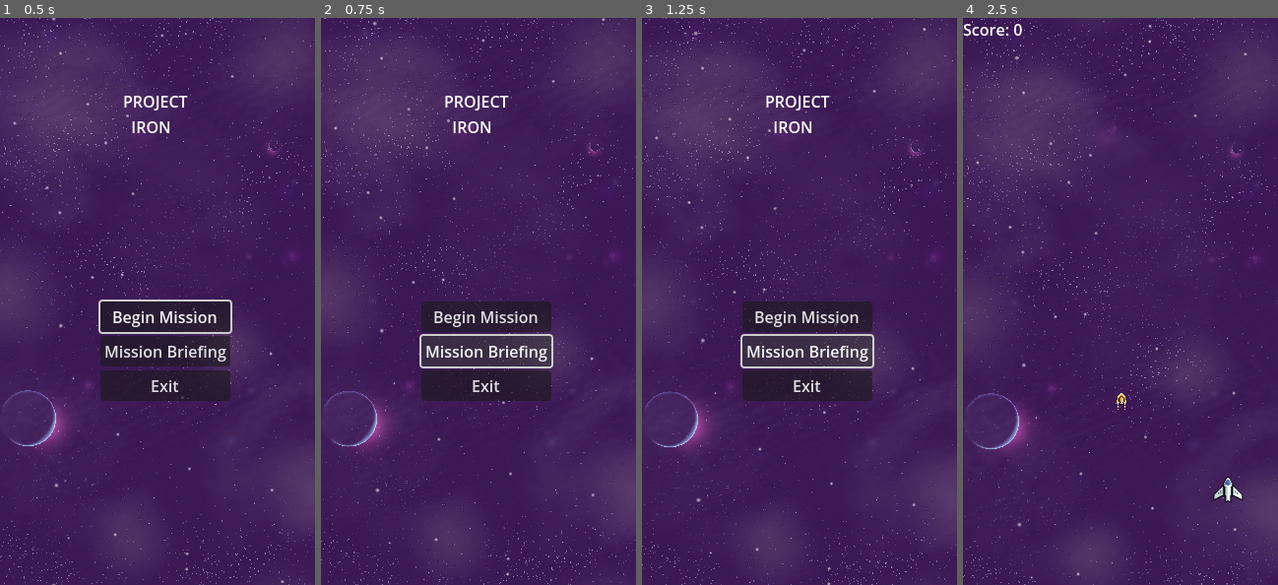
Above: before the commit, frames 1-4 (left to right).
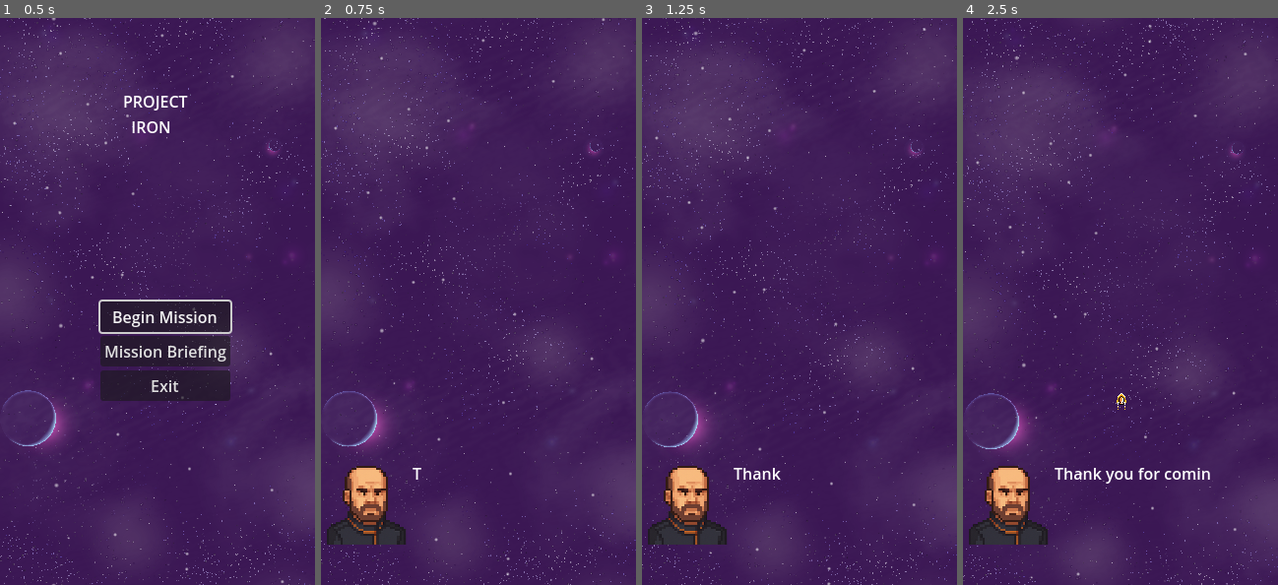
Above: after the commit, the same moments.

Repository: Sunny-Days-Ahead/Project-Iron
Game: Godot game, scene res://Scenes/Main.tscn
Same seed, same stepped clock (60 frames per second), same inputs: the game is played once before the commit and once after it.
Inputs (mouse positions are in pixels of both pictures, inside the frame that each line leads up to):
- Up to frame 1 (0.5 s): no input
- Up to frame 2 (0.75 s): click "Mission Briefing" at 0.5 s
- Up to frame 3 (1.25 s): no input
- Up to frame 4 (2.5 s): click (1126, 318) at 1.25 s, where only the run before the commit has a clickable "Begin Mission"; tap Enter (ui_accept) at 2, 2.27 s; hold D (moveRight) from 2.03 s (still down); hold Space (shoot) from 2.03 s (still down)

Frame 1 is identical in both runs. In frame 2, 8.1% of the frame differs, in the area x 1-74%, y 13-93%; in frame 3, 8.2%; in frame 4, 3.1%.

Commit message:
Implemented the Mission Briefing
There may be a bug where the game cannot be started after the briefing times out, need to investigate it further

Diff:
--- /dev/null
+++ b/Mission Brief.tscn
@@ -0,0 +1,125 @@
+[gd_scene load_steps=6 format=3 uid="uid://bntkcrray1thv"]
+
+[ext_resource type="Texture2D" uid="uid://b7ommsejp8j8u" path="res://Assets/portrait/Commander_Portrait.png" id="1_7qr34"]
+[ext_resource type="Script" uid="uid://c7p3tyk41m3ni" path="res://mission_brief.gd" id="1_tdvel"]
+[ext_resource type="Script" uid="uid://cjk407wahqfjv" path="res://Components/SpeechLabel.gd" id="2_tdvel"]
+[ext_resource type="AudioStream" uid="uid://c2lekl8la7mny" path="res://Assets/SFX/click1.ogg" id="4_cvy3j"]
+[ext_resource type="Script" uid="uid://cv6wgnyjde582" path="res://Components/AudioJitterPlayer.gd" id="5_e46w1"]
+
+[node name="Mission Briefing" type="Node"]
+script = ExtResource("1_tdvel")
+
+[node name="CommandPortrait" type="TextureRect" parent="."]
+unique_name_in_owner = true
+offset_top = 446.99997
+offset_right = 1024.0
+offset_bottom = 1471.0
+scale = Vector2(0.09, 0.09)
+size_flags_horizontal = 0
+texture = ExtResource("1_7qr34")
+
+[node name="Commander1" type="Label" parent="." node_paths=PackedStringArray("typeSound")]
+unique_name_in_owner = true
+offset_left = 93.0
+offset_top = 451.0
+offset_right = 133.0
+offset_bottom = 474.0
+script = ExtResource("2_tdvel")
+dialogue = "Thank you for coming Ace
+Your next mission is of the
+highest import"
+typeSound = NodePath("../AudioJitterPlayer")
+metadata/_custom_type_script = "uid://cjk407wahqfjv"
+
+[node name="Commander2" type="Label" parent="." node_paths=PackedStringArray("typeSound")]
+unique_name_in_owner = true
+offset_left = 93.0
+offset_top = 451.0
+offset_right = 133.0
+offset_bottom = 474.0
+script = ExtResource("2_tdvel")
+dialogue = "We've just recieved intel
+that the insurgents are
+transporting a PK weapon"
+typeSound = NodePath("../AudioJitterPlayer")
+metadata/_custom_type_script = "uid://cjk407wahqfjv"
+
+[node name="Commander3" type="Label" parent="." node_paths=PackedStringArray("typeSound")]
+unique_name_in_owner = true
+offset_left = 93.0
+offset_top = 451.0
+offset_right = 133.0
+offset_bottom = 474.0
+script = ExtResource("2_tdvel")
+dialogue = "Your mission is simple.
+You are to eliminate as
+much of the convoy as"
+typeSound = NodePath("../AudioJitterPlayer")
+metadata/_custom_type_script = "uid://cjk407wahqfjv"
+
+[node name="Commander4" type="Label" parent="." node_paths=PackedStringArray("typeSound")]
+unique_name_in_owner = true
+offset_left = 93.0
+offset_top = 451.0
+offset_right = 133.0
+offset_bottom = 474.0
+script = ExtResource("2_tdvel")
+dialogue = "possible and neutralize
+the super freighter carrying
+the planet killer weapon."
+typeSound = NodePath("../AudioJitterPlayer")
+metadata/_custom_type_script = "uid://cjk407wahqfjv"
+
+[node name="Commander5" type="Label" parent="." node_paths=PackedStringArray("typeSound")]
+unique_name_in_owner = true
+offset_left = 93.0
+offset_top = 451.0
+offset_right = 133.0
+offset_bottom = 474.0
+script = ExtResource("2_tdvel")
+dialogue = "Good Luck Ace!!!
+the Federation of Old Earth
+is counting on you!!!"
+typeSound = NodePath("../AudioJitterPlayer")
+metadata/_custom_type_script = "uid://cjk407wahqfjv"
+
+[node name="AudioJitterPlayer" type="AudioStreamPlayer" parent="."]
+stream = ExtResource("4_cvy3j")
+script = ExtResource("5_e46w1")
+metadata/_custom_type_script = "uid://cv6wgnyjde582"
+
+[node name="SpeechTime1" type="Timer" parent="."]
+unique_name_in_owner = true
+wait_time = 5.0
+one_shot = true
+
+[node name="SpeechTime2" type="Timer" parent="."]
+unique_name_in_owner = true
+wait_time = 5.0
+one_shot = true
+
+[node name="SpeechTime3" type="Timer" parent="."]
+unique_name_in_owner = true
+wait_time = 5.0
+one_shot = true
+
+[node name="SpeechTime4" type="Timer" parent="."]
+unique_name_in_owner = true
+wait_time = 5.0
+one_shot = true
+
+[node name="SpeechTime5" type="Timer" parent="."]
+unique_name_in_owner = true
+wait_time = 5.0
+one_shot = true
+
+[connection signal="finished" from="Commander1" to="." method="_on_commander_1_finished"]
+[connection signal="finished" from="Commander2" to="." method="_on_commander_2_finished"]
+[connection signal="finished" from="Commander3" to="." method="_on_commander_3_finished"]
+[connection signal="finished" from="Commander4" to="." method="_on_commander_4_finished"]
+[connection signal="finished" from="Commander5" to="." method="_on_commander_5_finished"]
+[connection signal="timeout" from="SpeechTime1" to="." method="_on_speech_time_1_timeout"]
+[connection signal="timeout" from="SpeechTime2" to="." method="_on_speech_time_2_timeout"]
+[connection signal="timeout" from="SpeechTime3" to="." method="_on_speech_time_3_timeout"]
+[connection signal="timeout" from="SpeechTime4" to="." method="_on_speech_time_4_timeout"]
+[connection signal="timeout" from="SpeechTime5" to="." method="_on_speech_time_5_timeout"]
--- a/Scenes/Main.tscn
+++ b/Scenes/Main.tscn
@@ -1,13 +1,17 @@
-[gd_scene load_steps=6 format=3 uid="uid://kpqmljsmcfrv"]
+[gd_scene load_steps=7 format=3 uid="uid://kpqmljsmcfrv"]
 
 [ext_resource type="Script" uid="uid://dumngckmby8mo" path="res://Scenes/main.gd" id="1_kln2b"]
 [ext_resource type="PackedScene" uid="uid://sc7cdfed8olm" path="res://Scenes/Actors/Player.tscn" id="2_kln2b"]
+[ext_resource type="PackedScene" uid="uid://bntkcrray1thv" path="res://Mission Brief.tscn" id="4_jw32o"]
 [ext_resource type="PackedScene" uid="uid://cq1mihhdvy4ge" path="res://Scenes/Other/scrolling_purple_space_background.tscn" id="4_rgh2o"]
 [ext_resource type="Script" uid="uid://1qs36werbe8o" path="res://Scenes/score.gd" id="4_v1gob"]
 [ext_resource type="PackedScene" uid="uid://dleceicjkk6uc" path="res://Scenes/main_menu.tscn" id="5_pbw6q"]
 
 [node name="Main" type="Node"]
 script = ExtResource("1_kln2b")
+
+[node name="Timer" type="Timer" parent="."]
+wait_time = 62.0
 
 [node name="Scrolling Purple Space Background" parent="." instance=ExtResource("4_rgh2o")]
 
@@ -34,5 +38,9 @@
 [node name="Main Menu" parent="UI" instance=ExtResource("5_pbw6q")]
 unique_name_in_owner = true
 
+[node name="Mission Briefing" parent="UI" instance=ExtResource("4_jw32o")]
+
+[connection signal="briefOver" from="." to="." method="_on_brief_over"]
+[connection signal="timeout" from="Timer" to="." method="_on_timer_timeout"]
 [connection signal="startGame" from="UI/Main Menu" to="." method="_on_main_menu_start_game"]
 [connection signal="startMissionBrief" from="UI/Main Menu" to="." method="_on_main_menu_start_mission_brief"]
--- a/Scenes/main.gd
+++ b/Scenes/main.gd
@@ -1,8 +1,9 @@
 extends Node
-
+signal briefOver
 
 # Called when the node enters the scene tree for the first time.
 func _ready() -> void:
+	$"UI/Mission Briefing".queue_free()
 	Global.main_node = $"."
 	Global.stage_node = %Stage
 	Global.player_node = %Player
@@ -25,4 +26,14 @@
 	%Player.visible = true
 
 func _on_main_menu_start_mission_brief() -> void:
-	pass
+	%"Main Menu".queue_free()
+	change_stage("res://Mission Brief.tscn")
+	briefOver.emit()
+
+
+func _on_brief_over() -> void:
+	$Timer.start()
+
+
+func _on_timer_timeout() -> void:
+	change_stage("res://Scenes/main_menu.tscn")
--- /dev/null
+++ b/mission_brief.gd
@@ -0,0 +1,43 @@
+extends Node
+
+
+# Called when the node enters the scene tree for the first time.
+func _ready() -> void:
+	%Commander1.start()
+func _on_commander_1_finished() -> void:
+	#To start the five second wait between speech bubbles
+	%SpeechTime1.start()
+func _on_speech_time_1_timeout() -> void:
+	#clar the first speech label and start the next one
+	%Commander1.queue_free()
+	%Commander2.start()
+func _on_commander_2_finished() -> void:
+	#to start the second five second timer between bubbles
+	%SpeechTime2.start()
+func _on_speech_time_2_timeout() -> void:
+	#clear the first and start the next one
+	%Commander2.queue_free()
+	%Commander3.start()
+
+func _on_commander_3_finished() -> void:
+	%SpeechTime3.start()
+
+func _on_speech_time_3_timeout() -> void:
+	%Commander3.queue_free()
+	%Commander4.start()
+
+
+func _on_commander_4_finished() -> void:
+	%SpeechTime4.start()
+
+func _on_speech_time_4_timeout() -> void:
+	%Commander4.queue_free()
+	%Commander5.start()
+
+func _on_commander_5_finished() -> void:
+	%SpeechTime5.start()
+
+
+func _on_speech_time_5_timeout() -> void:
+	%Commander5.queue_free()
+	%CommandPortrait.hide()
Binary file added: Assets/portrait/Astronaut_RetroPixel.png
Not shown, added: Assets/portrait/Astronaut_RetroPixel.png.import
Binary file added: Assets/portrait/Commander_Portrait.png
Not shown, added: Assets/portrait/Commander_Portrait.png.import
Binary file added: Assets/portrait/Cyborg_Soldier_Portrait.png
Not shown, added: Assets/portrait/Cyborg_Soldier_Portrait.png.import
Not shown, added: Assets/portrait/README.txt
Not shown, added: mission_brief.gd.uid
